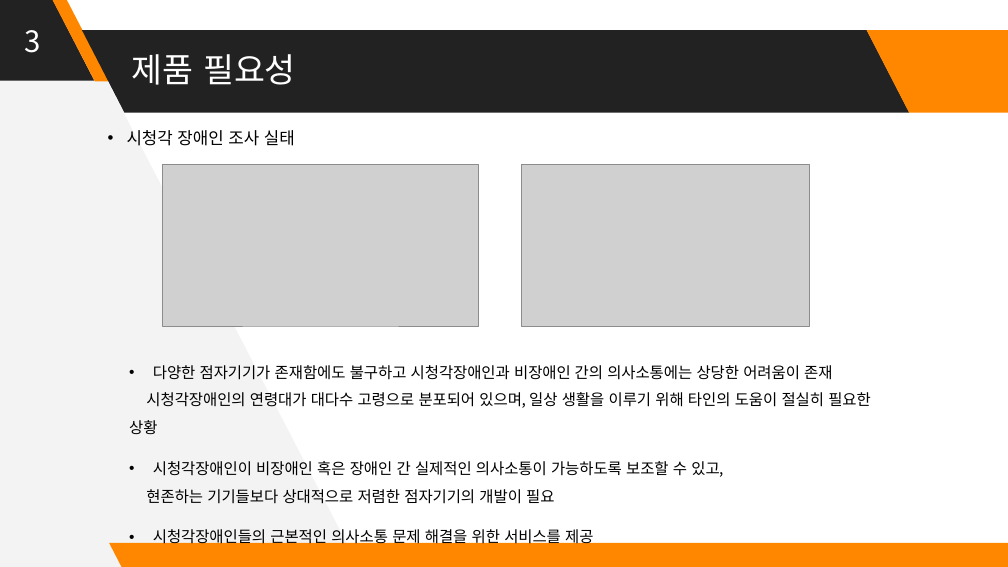
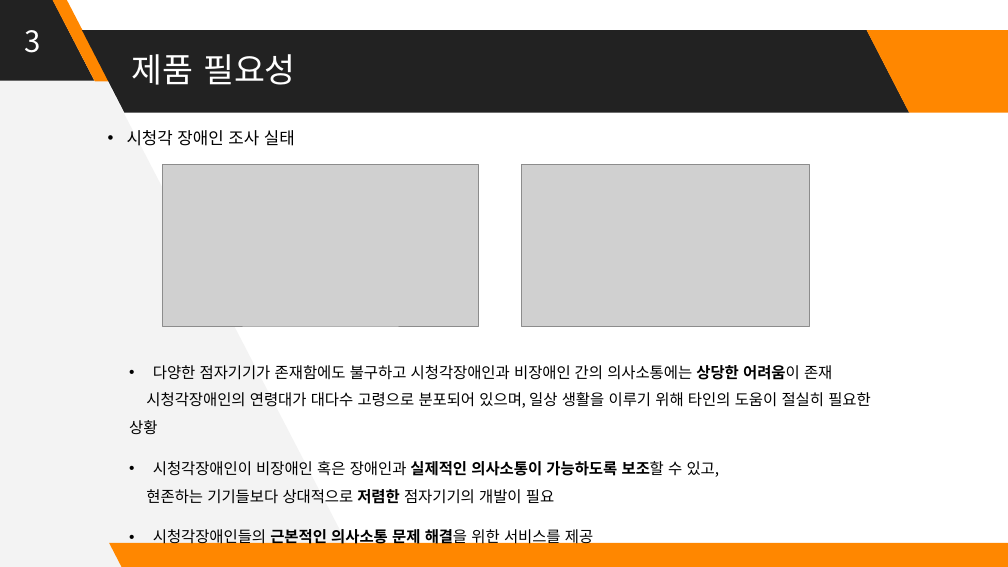
Before and after one commit to Huffon/2019_Capstone_bee, a slide deck: slide 3 of docs/8_Final Presentation Panel.pptx. Drawn at 1008x567 pixels with LibreOffice and Linux fonts; fonts in the diff are those of the drawing; grey boxes stand for pictures. Boxes give left, top, right and bottom in pixels: in the first picture for what was removed or moved away, otherwise in the second. Text is boxed around its words. In the diff, an @@ line names an element or a change of style, - is before the commit and + after.

```diff
--- a/docs/8_Final Presentation Panel.pptx
+++ b/docs/8_Final Presentation Panel.pptx
@@ text at <box>146,365,832,547</box>: bold on in "상당한 어려움이", "저렴한", "근본적인 의사소통 문제 해결을" @@
@@ text at <box>153,461,720,477</box>: text changed @@
-• 시청각장애인이 비장애인 혹은 장애인 간 실제적인 의사소통이 가능하도록 보조할 수 있고,
+• 시청각장애인이 비장애인 혹은 장애인과 실제적인 의사소통이 가능하도록 보조할 수 있고,
```
Also in this commit, not shown: 5 other slides changed, 1 other file.
